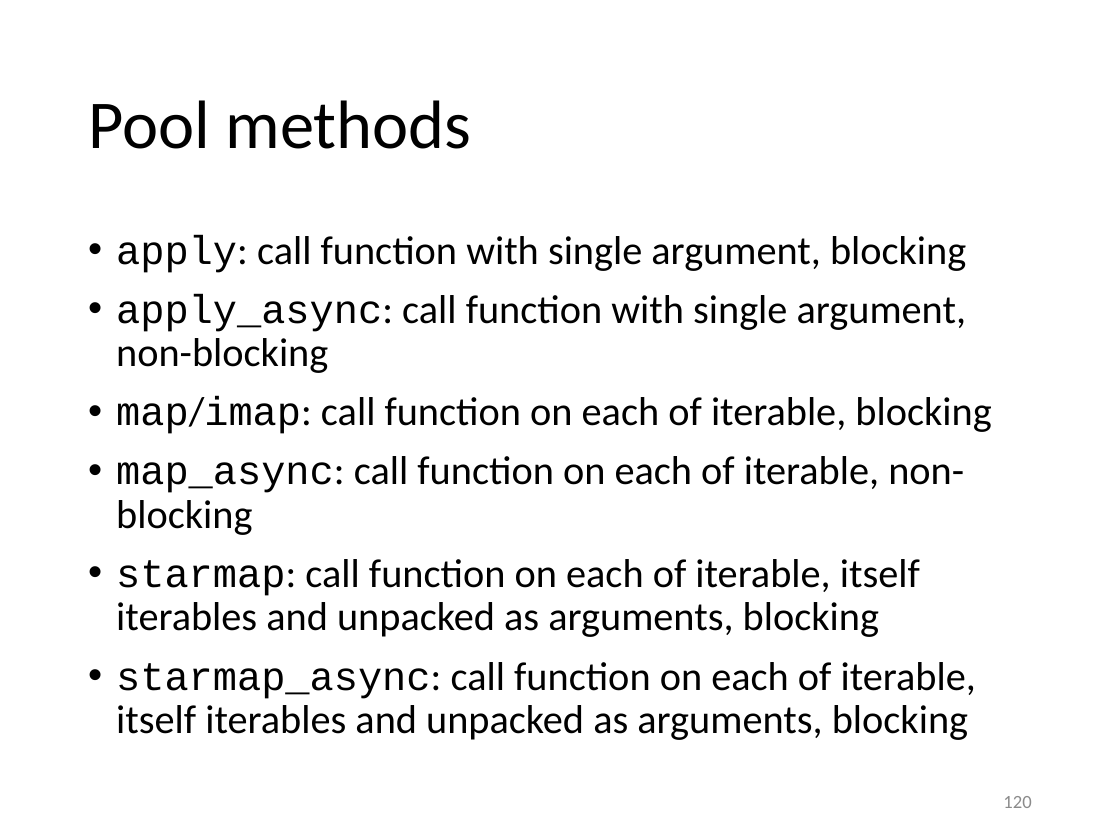
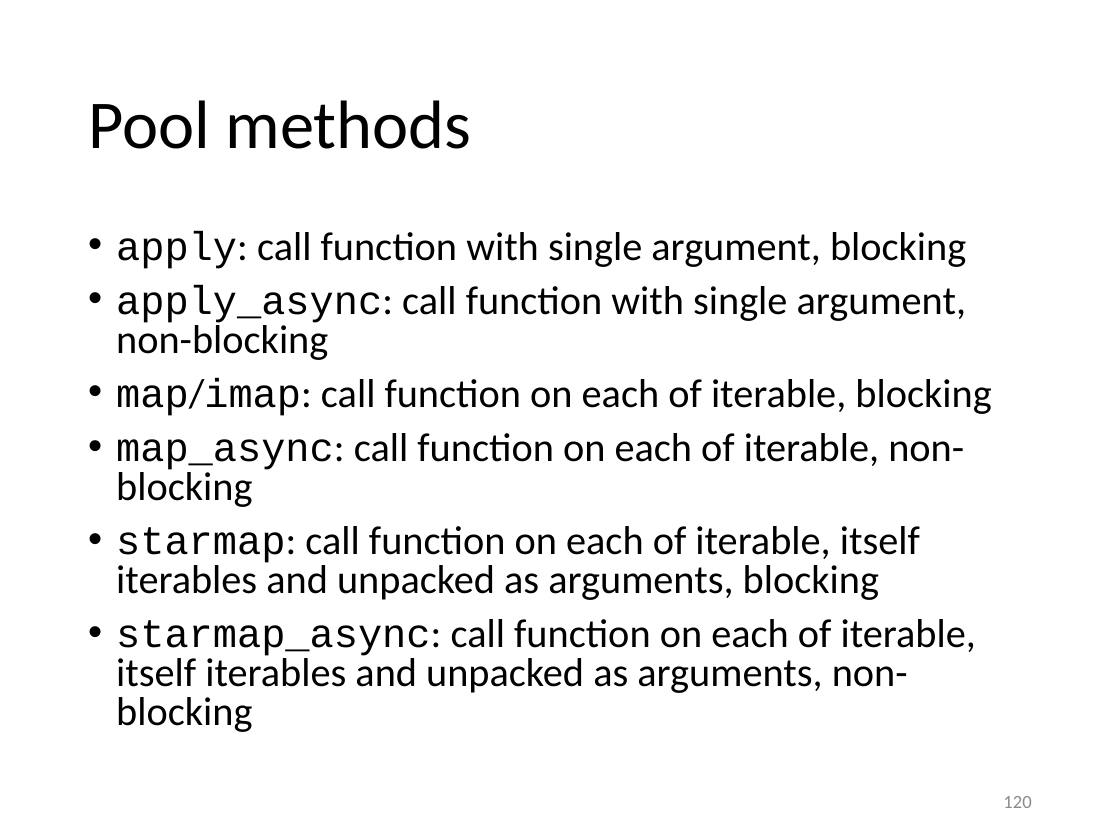
Before and after one commit to gjbex/Python-for-HPC, a slide deck: slide 120 of python_hpc.pptx. Drawn at 1120x840 pixels with LibreOffice and Linux fonts; fonts in the diff are those of the drawing. Boxes give left, top, right and bottom in pixels: in the first picture for what was removed or moved away, otherwise in the second. Text is boxed around its words. In the diff, an @@ line names an element or a change of style, - is before the commit and + after.

Commit message:
Fix various typos

```diff
--- a/python_hpc.pptx
+++ b/python_hpc.pptx
@@ text at <box>116,231,991,600</box>: line spacing 0.9 to 0.8 @@
@@ text at <box>116,619,976,732</box>: text changed @@
-• starmap_async: call function on each of iterable, itself iterables and unpacked as arguments, blocking
+• starmap_async: call function on each of iterable, itself iterables and unpacked as arguments, non-blocking
```
Also in this commit, not shown: 6 other slides changed.
